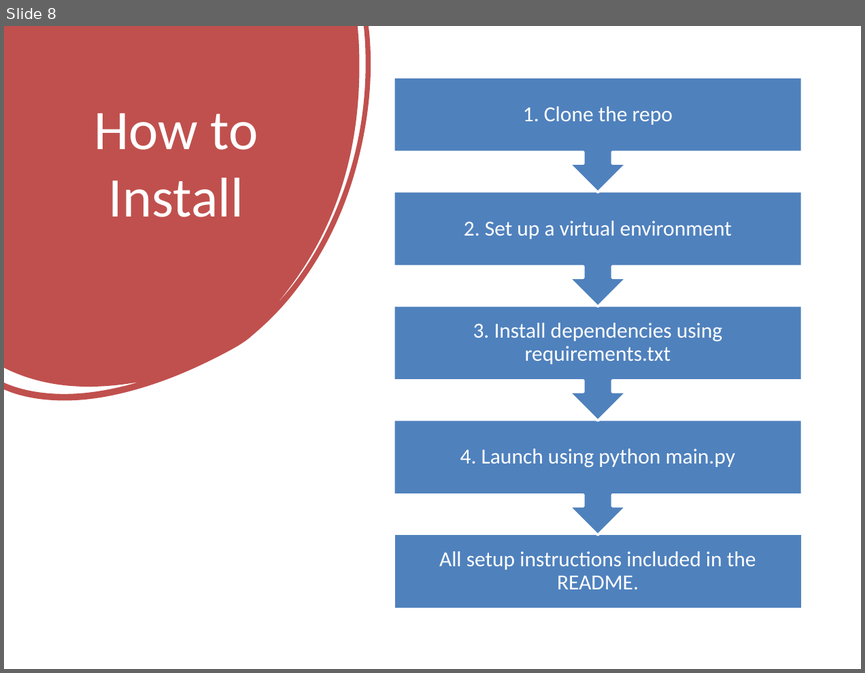
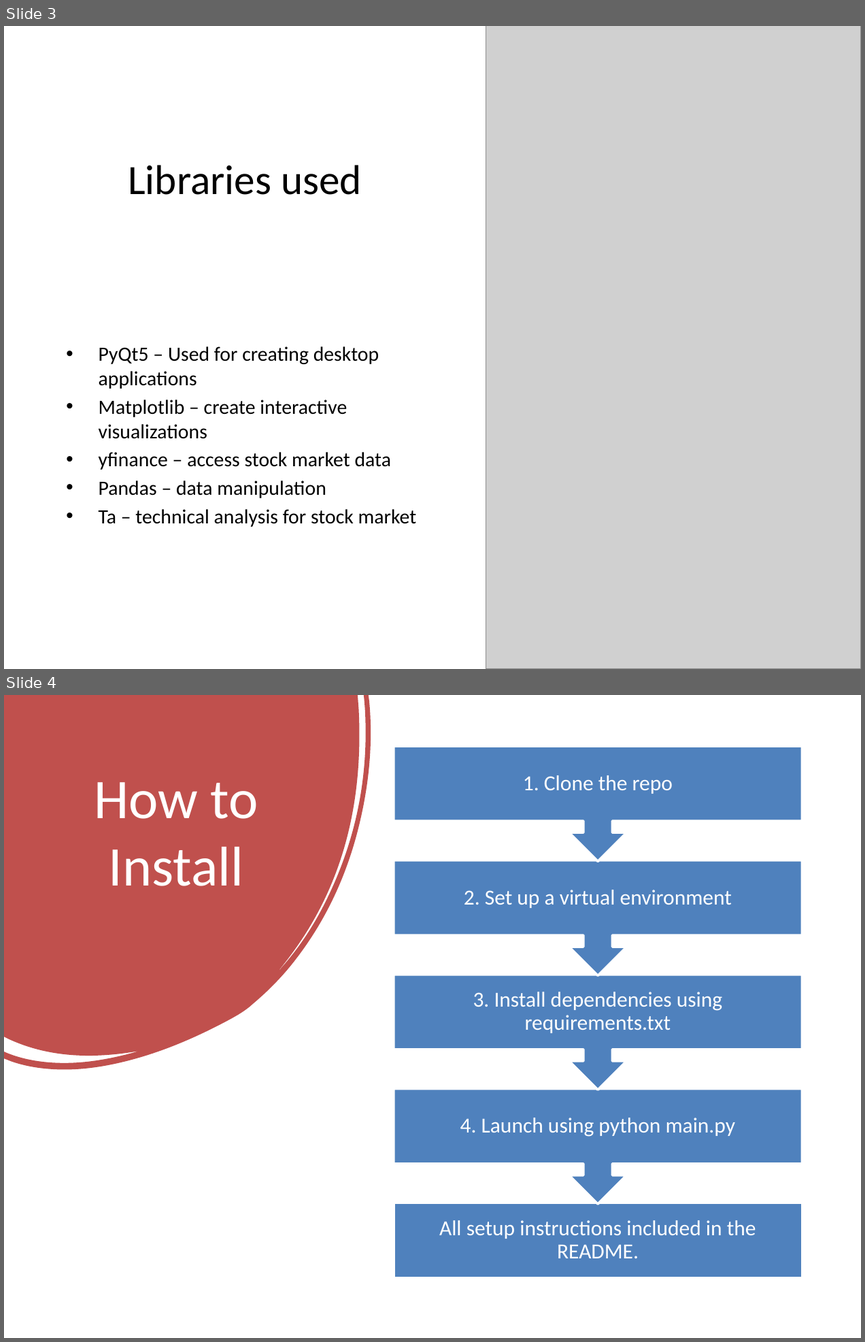
Before and after one commit to aalmaweri12/FinalCIS298, a slide deck: Stock_Analysis_Tool_Presentation.pptx. Shown one above the other, each under a label of ours: slide 8 before the commit, slides 3 and 4 after it. The pictures are 865x673 and 865x1342 pixels, drawn with LibreOffice and Linux fonts; fonts in the diff are those of the drawing; grey boxes stand for pictures. Boxes give left, top, right and bottom in pixels: in the first picture for what was removed or moved away, otherwise in the second. Text is boxed around its words. In the diff, an @@ line names an element or a change of style, - is before the commit and + after.

```diff
--- a/Stock_Analysis_Tool_Presentation.pptx
+++ b/Stock_Analysis_Tool_Presentation.pptx
@@ slide 3 added at <box>4,26,861,669</box>, background #FFFFFF @@
@@ picture added at <box>485,26,861,669</box> @@
@@ title added at <box>128,165,362,195</box>, 35 pt, text #000000 @@
+Libraries used
@@ text added at <box>99,346,417,526</box>, 17 pt, text #000000 @@
+• PyQt5 – Used for creating desktop applications
+• Matplotlib – create interactive visualizations
+• yfinance – access stock market data
+• Pandas – data manipulation
+• Ta – technical analysis for stock market
@@ what was slide 8 is now slide 4 @@
```
Also in this commit, not shown: 2 slides changed, 6 slides removed.
